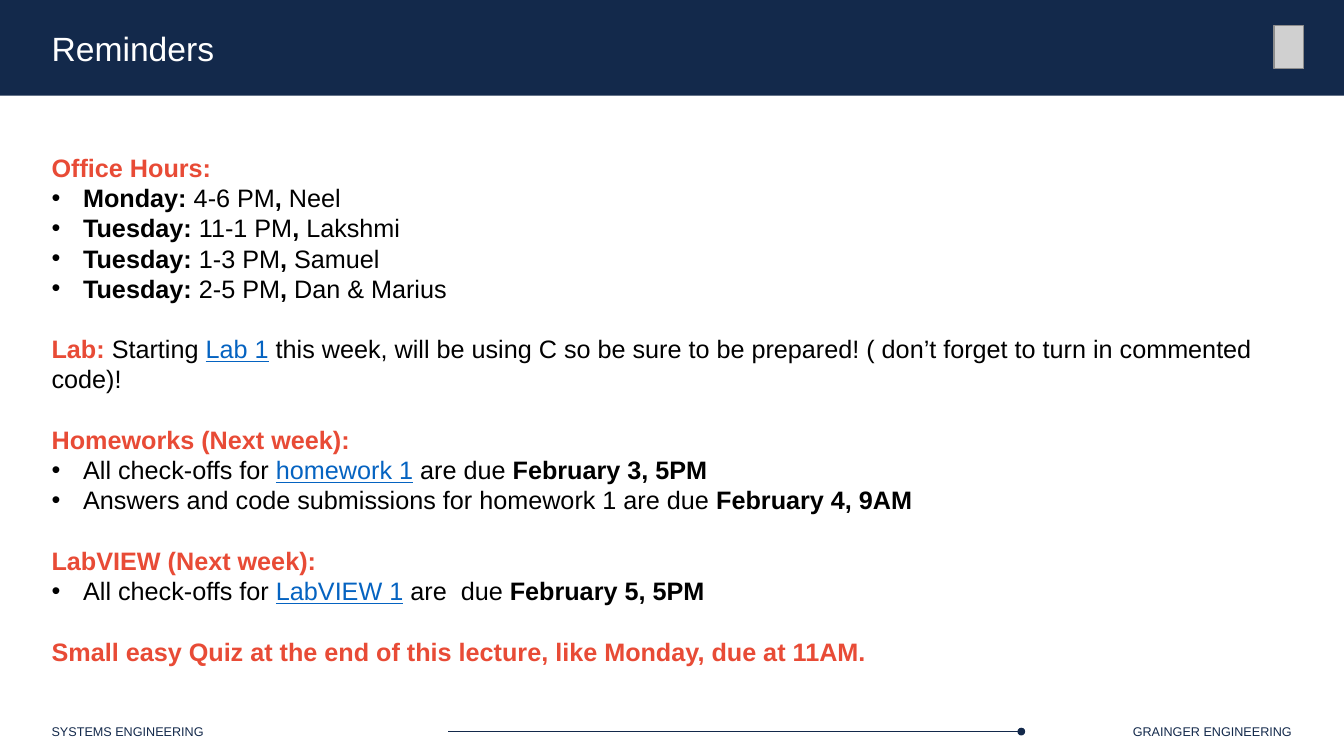
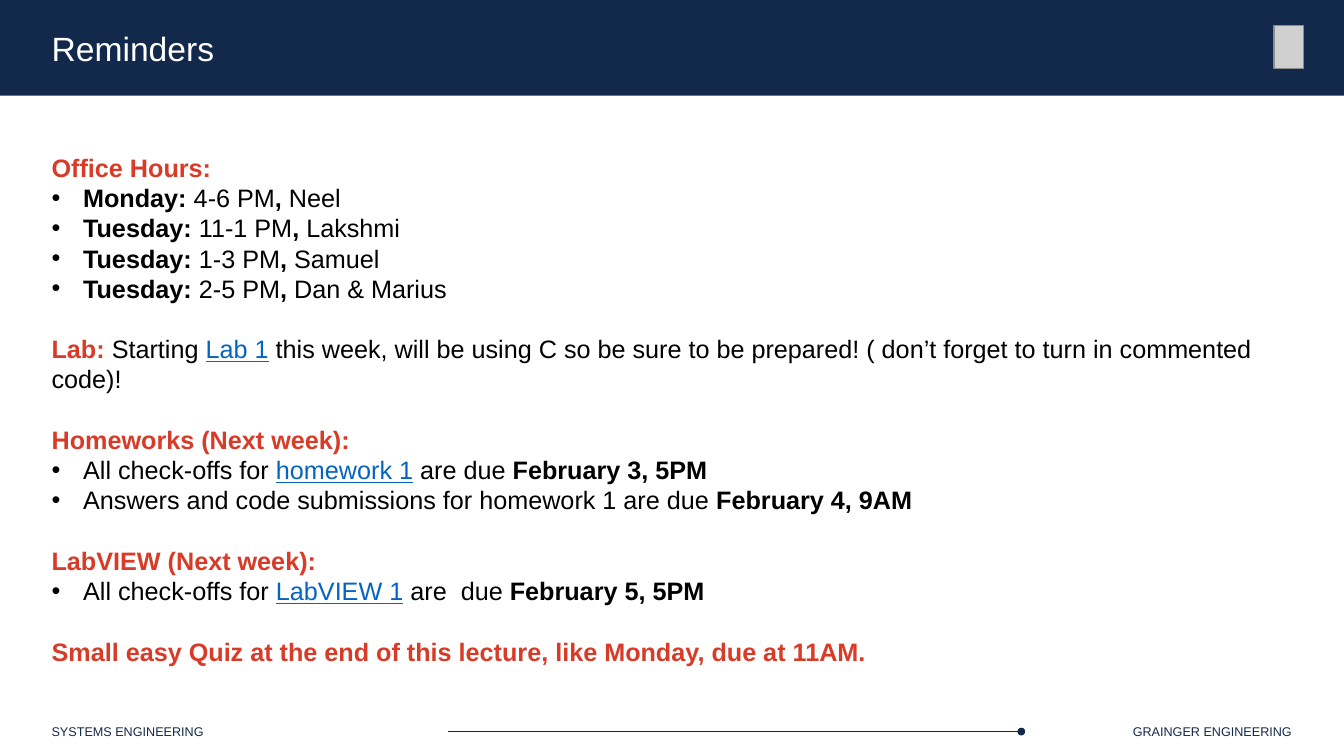
Before and after one commit to Marius-Juston/SE-423---Class-Material, a slide deck: slide 2 of Lectures/Slides/L3.pptx. Drawn at 1344x756 pixels with LibreOffice and Linux fonts; fonts in the diff are those of the drawing; grey boxes stand for pictures. Boxes give left, top, right and bottom in pixels: in the first picture for what was removed or moved away, otherwise in the second. Text is boxed around its words. In the diff, an @@ line names an element or a change of style, - is before the commit and + after.

```diff
--- a/Lectures/Slides/L3.pptx
+++ b/Lectures/Slides/L3.pptx
@@ text at bbox=[52, 158, 1252, 666]: text colour #E84B36 to #D83B27 in "Office Hours:", "Lab:", "Homeworks (Next week):", "LabVIEW (Next week):" and 1 more places @@
```
Also in this commit, not shown: 22 other files.
